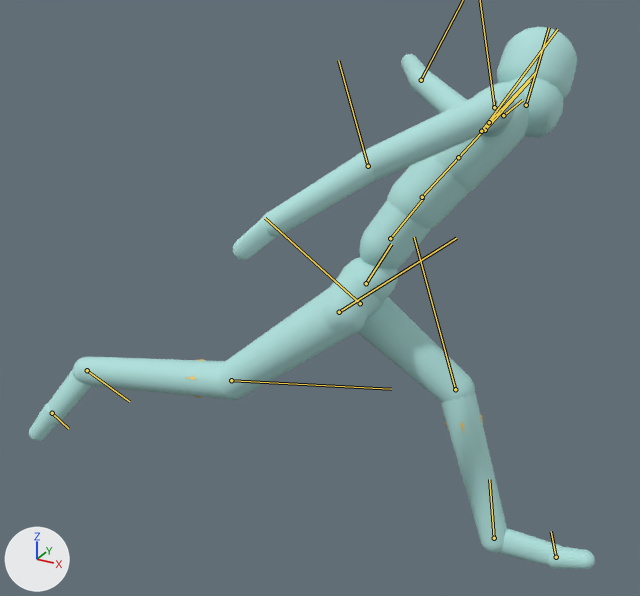
The glTF model assets/samples/hockey_stop_close/hockey_stop_close_humanoid.glb: old version first, new version second.
One viewpoint serves both versions: a 50 mm camera at (0.926, -1.933, 1.609) aimed at (-0.197, 0.108, 0.588). The axes (+X, +Y, +Z) are drawn at lower left. The lights are the same throughout. The first picture is the older version. Both versions are drawn at frame 133 of the action 'hockey_stop_close'; the numbers are the values there. The bones that change, and the others that lie on the model, are drawn over the model as lines.

Names of what the first picture shows: 'bones', 'mannequin'.
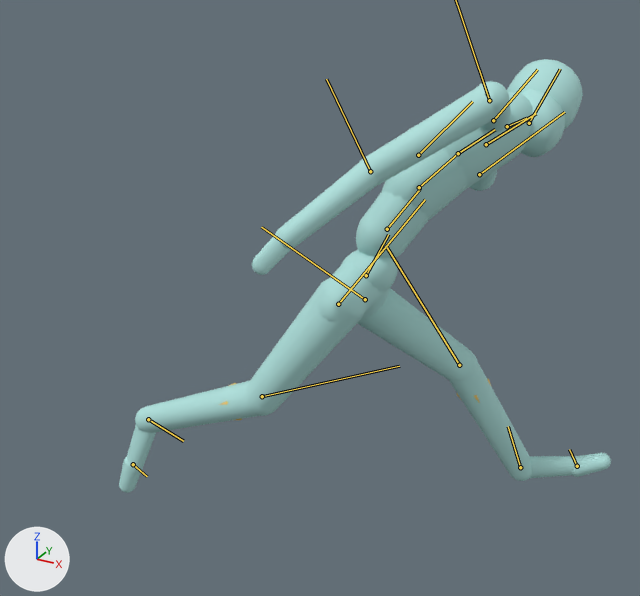
Location of each change, [x1, y1, x2, y2] in pixels of the pictures (640 x 596 px):
'mannequin', posed (13% narrower, 20% shorter)
    before: [29, 27, 595, 569]
    after: [119, 59, 611, 493]
'bones', posed (mostly hidden)
    before: [185, 359, 483, 433]
    after: [219, 379, 492, 420]
bone 'Hips', root to tip
    before: (366, 283) to (391, 244)
    after: (366, 275) to (388, 234)
bone 'Spine', root to tip
    before: (390, 238) to (423, 198)
    after: (387, 229) to (420, 188)
bone 'Spine1', root to tip
    before: (422, 197) to (458, 157)
    after: (419, 187) to (458, 153)
bone 'Spine2', root to tip
    before: (458, 157) to (491, 121)
    after: (458, 153) to (495, 129)
bone 'LeftShoulder', root to tip
    before: (485, 130) to (530, 80)
    after: (486, 144) to (536, 113)
bone 'LeftArm', root to tip
    before: (481, 131) to (557, 29)
    after: (479, 174) to (564, 112)
bone 'RightShoulder', root to tip
    before: (489, 122) to (536, 72)
    after: (493, 120) to (537, 69)
bone 'RightForeArm', root to tip
    before: (368, 166) to (338, 60)
    after: (370, 171) to (326, 79)
bone 'LeftUpLeg', root to tip
    before: (360, 303) to (265, 218)
    after: (365, 299) to (261, 227)
bone 'LeftLeg', root to tip
    before: (455, 389) to (414, 237)
    after: (459, 365) to (387, 247)
bone 'RightUpLeg', root to tip
    before: (339, 312) to (456, 238)
    after: (338, 304) to (425, 199)
bone 'RightLeg', root to tip
    before: (231, 380) to (391, 389)
    after: (262, 396) to (399, 366)
bone 'RightFoot', root to tip
    before: (87, 370) to (129, 401)
    after: (148, 419) to (183, 441)

The change, as a list of edits to the scene's bpy script:
```text
Change bone_hips:
    where bone_hips = bpy.data.objects['hockey_stop_close_humanoid_skin'].pose.bones['Hips']
    bone_hips.location: (0.0, -0.215, 0.0) -> (0.0, -0.193, 0.0)
    bone_hips.rotation_quaternion: (0.65, 0.049, 0.71, -0.267) -> (0.684, 0.012, 0.689, -0.239)  # degrees (88, 108, 61) -> degrees (-81, 72, -102)
Change bone_spine:
    where bone_spine = bpy.data.objects['hockey_stop_close_humanoid_skin'].pose.bones['Spine']  # child of 'Hips'
    bone_spine.rotation_quaternion: (0.998, 0.05, 0.016, -0.045) -> (0.991, 0.07, 0.002, -0.114)  # degrees (6, 2, -5) -> degrees (8, 1, -13)
Change bone_spine1:
    where bone_spine1 = bpy.data.objects['hockey_stop_close_humanoid_skin'].pose.bones['Spine1']  # child of 'Spine'
    bone_spine1.rotation_quaternion: (0.999, 0.022, 0.022, -0.036) -> (0.994, 0.057, 0.003, -0.094)  # degrees (2, 3, -4) -> degrees (7, 1, -11)
Change bone_spine2:
    where bone_spine2 = bpy.data.objects['hockey_stop_close_humanoid_skin'].pose.bones['Spine2']  # child of 'Spine1'
    bone_spine2.rotation_quaternion: (0.999, 0.001, 0.025, -0.022) -> (0.996, 0.043, 0.003, -0.072)  # degrees (0, 3, -3) -> degrees (5, 1, -8)
Change bone_leftshoulder:
    where bone_leftshoulder = bpy.data.objects['hockey_stop_close_humanoid_skin'].pose.bones['LeftShoulder']  # child of 'Spine2'
    bone_leftshoulder.rotation_quaternion: (0.998, -0.007, 0.023, 0.058) -> (0.999, 0.018, -0.035, 0.011)  # degrees (-1, 3, 7) -> degrees (2, -4, 1)
Change bone_leftarm:
    where bone_leftarm = bpy.data.objects['hockey_stop_close_humanoid_skin'].pose.bones['LeftArm']  # child of 'LeftShoulder'
    bone_leftarm.rotation_quaternion: (0.914, -0.067, 0.398, 0.033) -> (0.904, -0.035, 0.426, -0.028)  # degrees (-8, 47, 1) -> degrees (-8, 50, -7)
Change bone_leftforearm:
    where bone_leftforearm = bpy.data.objects['hockey_stop_close_humanoid_skin'].pose.bones['LeftForeArm']  # child of 'LeftArm'
    bone_leftforearm.rotation_quaternion: (0.968, -0.072, -0.239, -0.001) -> (0.969, -0.072, -0.237, -0.017)  # degrees (-9, -28, 2) -> degrees (-9, -28, 0)
Change bone_rightshoulder:
    where bone_rightshoulder = bpy.data.objects['hockey_stop_close_humanoid_skin'].pose.bones['RightShoulder']  # child of 'Spine2'
    bone_rightshoulder.rotation_quaternion: (1.0, 0.0, -0.002, -0.014) -> (0.981, -0.098, 0.032, 0.164)  # degrees (0, 0, -2) -> degrees (-11, 5, 18)
Change bone_rightarm:
    where bone_rightarm = bpy.data.objects['hockey_stop_close_humanoid_skin'].pose.bones['RightArm']  # child of 'RightShoulder'
    bone_rightarm.rotation_quaternion: (0.766, -0.189, -0.35, 0.505) -> (0.75, -0.171, -0.317, 0.555)  # degrees (-43, -20, 75) -> degrees (-39, -17, 79)
Change bone_rightforearm:
    where bone_rightforearm = bpy.data.objects['hockey_stop_close_humanoid_skin'].pose.bones['RightForeArm']  # child of 'RightArm'
    bone_rightforearm.rotation_quaternion: (0.996, -0.012, 0.089, 0.006) -> (0.993, -0.011, 0.117, 0.002)  # degrees (-1, 10, 1) -> degrees (-1, 13, 0)
Change bone_leftupleg:
    where bone_leftupleg = bpy.data.objects['hockey_stop_close_humanoid_skin'].pose.bones['LeftUpLeg']  # child of 'Hips'
    bone_leftupleg.rotation_quaternion: (0.759, -0.646, 0.046, 0.065) -> (0.749, -0.591, 0.174, 0.242)  # degrees (-81, 9, 2) -> degrees (-73, 33, 11)
Change bone_leftleg:
    where bone_leftleg = bpy.data.objects['hockey_stop_close_humanoid_skin'].pose.bones['LeftLeg']  # child of 'LeftUpLeg'
    bone_leftleg.rotation_quaternion: (0.96, 0.276, 0.003, -0.047) -> (0.983, 0.183, -0.007, -0.001)  # degrees (32, 2, -5) -> degrees (21, -1, 0)
Change bone_rightupleg:
    where bone_rightupleg = bpy.data.objects['hockey_stop_close_humanoid_skin'].pose.bones['RightUpLeg']  # child of 'Hips'
    bone_rightupleg.rotation_quaternion: (0.975, 0.201, -0.078, -0.043) -> (0.989, 0.115, -0.081, 0.039)  # degrees (24, -8, -7) -> degrees (13, -10, 3)
Change bone_rightleg:
    where bone_rightleg = bpy.data.objects['hockey_stop_close_humanoid_skin'].pose.bones['RightLeg']  # child of 'RightUpLeg'
    bone_rightleg.rotation_quaternion: (0.959, 0.278, -0.005, -0.052) -> (0.961, 0.275, -0.018, -0.009)  # degrees (32, 1, -6) -> degrees (32, -2, -2)
Change bone_rightfoot:
    where bone_rightfoot = bpy.data.objects['hockey_stop_close_humanoid_skin'].pose.bones['RightFoot']  # child of 'RightLeg'
    bone_rightfoot.rotation_quaternion: (0.969, 0.231, 0.025, 0.083) -> (0.965, 0.247, 0.03, 0.087)  # degrees (27, 1, 10) -> degrees (29, 1, 11)
```
